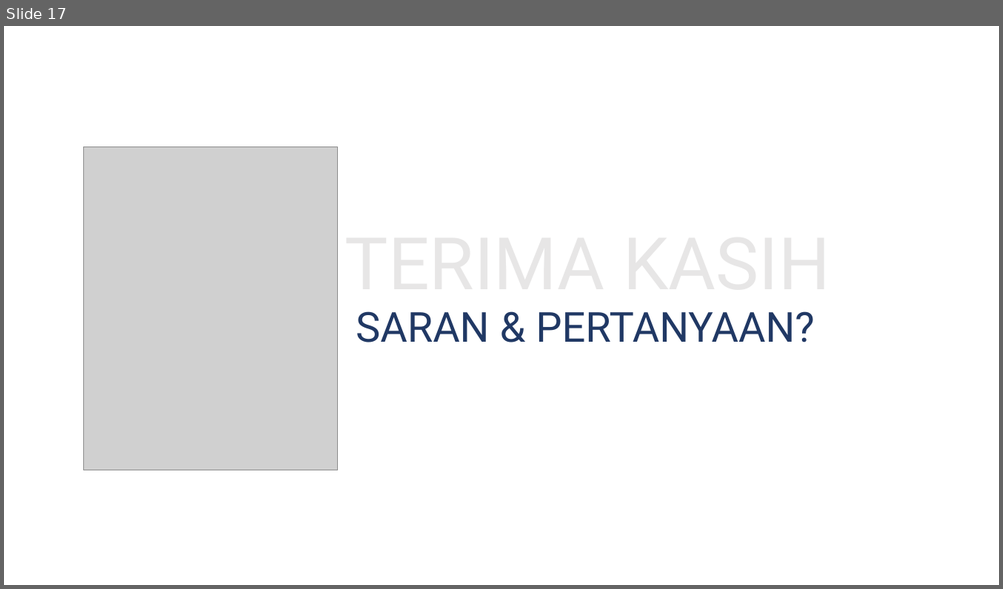
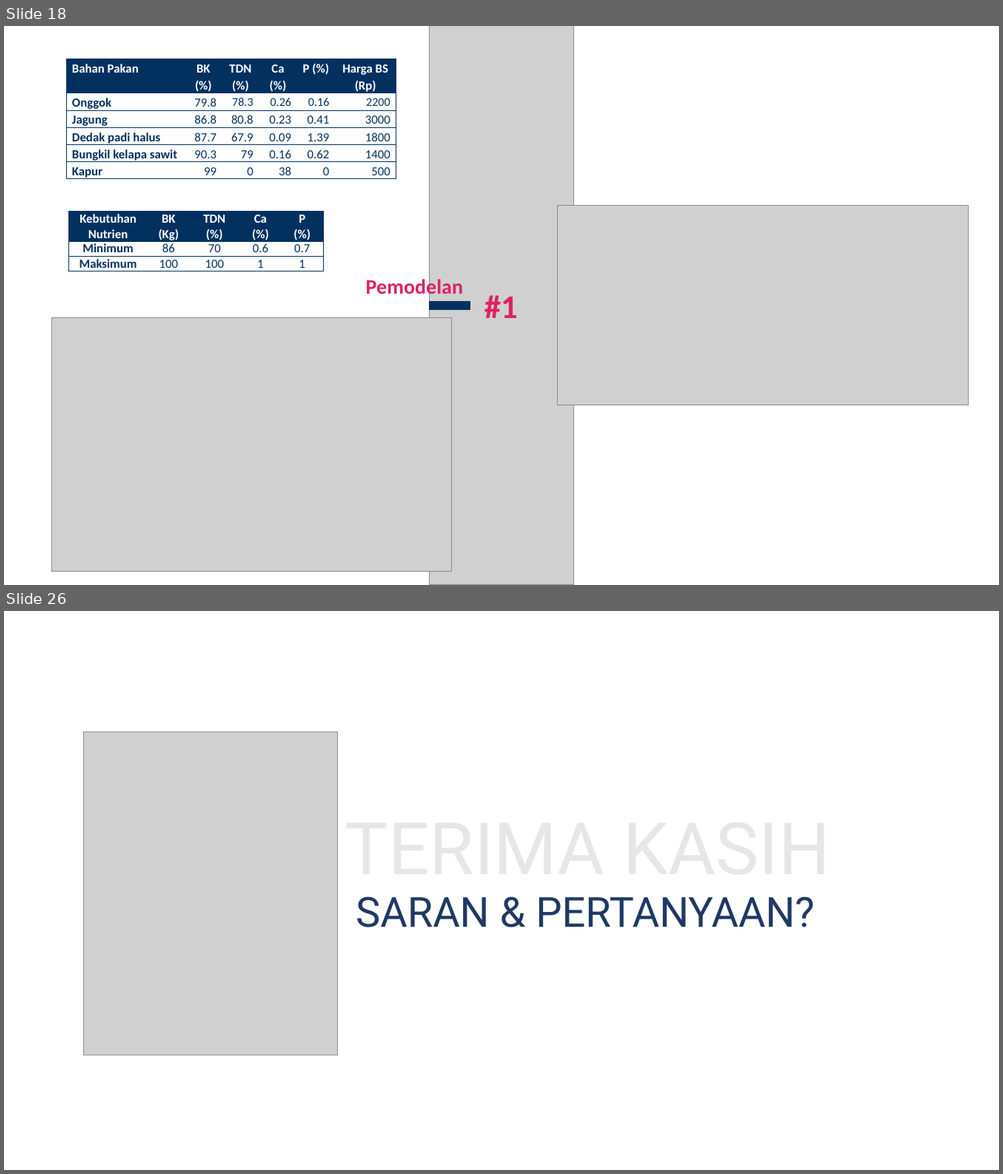
Before and after one commit to alinnural/skripsi, a slide deck: PENULISAN/Kolokium/Kolokium_G64154068_040917.pptx. Shown one above the other, each under a label of ours: slide 17 before the commit, slides 18 and 26 after it; the slides between them are not shown. The pictures are 1003x589 and 1003x1174 pixels, drawn with LibreOffice and Linux fonts; fonts in the diff are those of the drawing; grey boxes stand for pictures. Boxes give left, top, right and bottom in pixels: in the first picture for what was removed or moved away, otherwise in the second. Text is boxed around its words. In the diff, an @@ line names an element or a change of style, - is before the commit and + after.

```diff
--- a/PENULISAN/Kolokium/Kolokium_G64154068_040917.pptx
+++ b/PENULISAN/Kolokium/Kolokium_G64154068_040917.pptx
@@ slide 18 added at [4, 26, 999, 585], background #FFFFFF @@
@@ picture added at [430, 26, 574, 585] @@
@@ table added at [67, 59, 395, 181], 6 rows, 6 columns @@
+Bahan Pakan | BK (%) | TDN (%) | Ca (%) | P (%) | Harga BS (Rp)
+Onggok | 79.8 | 78.3 | 0.26 | 0.16 | 2200
+Jagung | 86.8 | 80.8 | 0.23 | 0.41 | 3000
+Dedak padi halus | 87.7 | 67.9 | 0.09 | 1.39 | 1800
+Bungkil kelapa sawit | 90.3 | 79 | 0.16 | 0.62 | 1400
+Kapur | 99 | 0 | 38 | 0 | 500
@@ table added at [68, 212, 324, 272], 3 rows, 5 columns @@
+Kebutuhan Nutrien | BK (Kg) | TDN / (%) | Ca / (%) | P / (%)
+Minimum | 86 | 70 | 0.6 | 0.7
+Maksimum | 100 | 100 | 1 | 1
@@ picture added at [557, 206, 968, 406] @@
@@ text added at [366, 277, 463, 299], 20 pt, text #DE2265, bold @@
+Pemodelan
@@ line added from (430, 306) to (470, 306), #023160 8.5 pt @@
@@ text added at [484, 295, 518, 318], 32 pt, text #DE2265, bold @@
+#1
@@ picture added at [52, 318, 451, 572] @@
@@ what was slide 17 is now slide 26 @@
```
Also in this commit, not shown: 7 slides changed, 10 other slides added, 2 slides removed, 2 other files.
